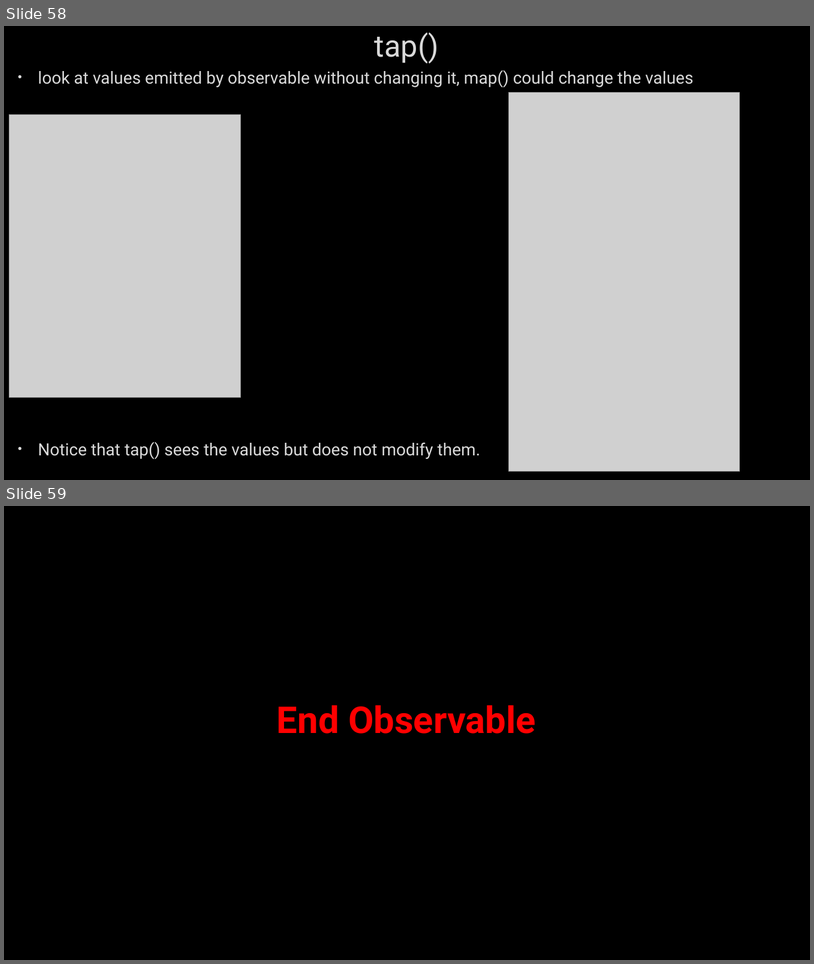
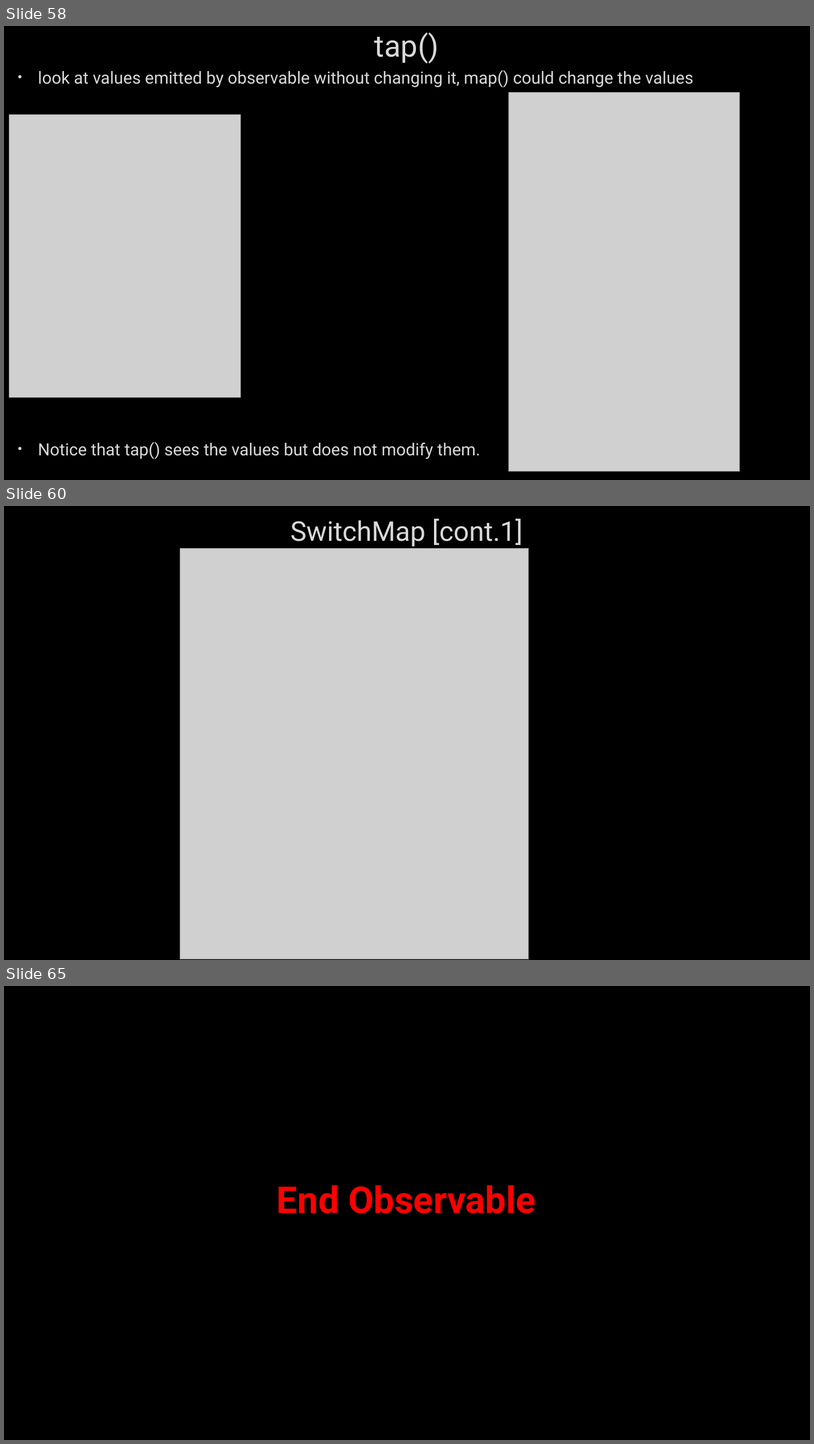
Before and after one commit to AhmedMohamedSamir1/Summary, a slide deck: Angular & type script/Angular.pptx. Shown one above the other, each under a label of ours: slides 58 and 59 before the commit, slides 58, 60 and 65 after it; the slides between them are not shown. The pictures are 814x964 and 814x1444 pixels, drawn with LibreOffice and Linux fonts; fonts in the diff are those of the drawing; grey boxes stand for pictures; background and template pictures are left out. Boxes give left, top, right and bottom in pixels: in the first picture for what was removed or moved away, otherwise in the second. Text is boxed around its words. In the diff, an @@ line names an element or a change of style, - is before the commit and + after.

```diff
--- a/Angular & type script/Angular.pptx
+++ b/Angular & type script/Angular.pptx
@@ slide 60 added at <box>4,506,810,960</box>, background picture (left out) @@
@@ title added at <box>291,519,523,547</box>, 32.4 pt, text #DADADA @@
+SwitchMap [cont.1]
@@ picture added at <box>180,549,529,959</box> @@
@@ what was slide 59 is now slide 65 @@
```
Also in this commit, not shown: 7 other slides added, 2 other files.
